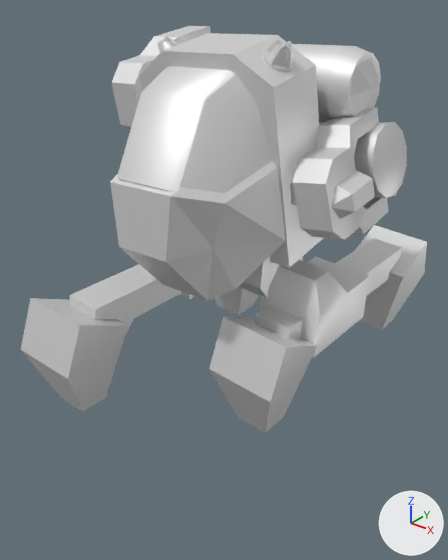
The glTF model glb/corack.glb as it was, and as the next commit left it.
Camera for both pictures: a camera (50 mm lens) standing at (40.0, -50.4, 44.3) and looking at (-2.2, 2.2, 11.7). Arrows for +X, +Y and +Z are at lower right; the lights stay in place. The older version comes first. Where no turn or scale is listed for an object, it has been applied to the vertices.

Objects in the first picture: 'cagelight2', 'lbeamcase', 'lbeamhinge', 'lforeleg', 'lhindleg', 'pelvis', 'rbeamcase', 'rbeamhinge', 'rforeleg', 'rhindleg', 'torso' and 1 more.
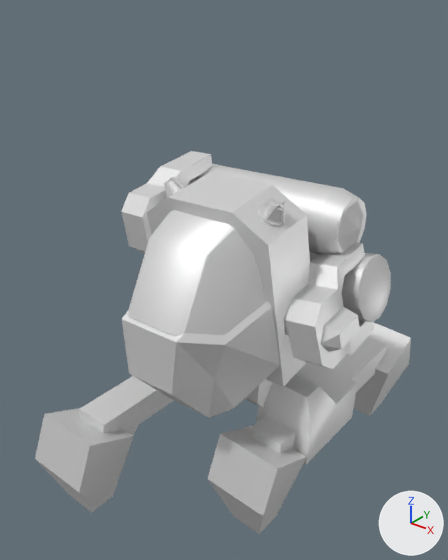
The change, as a list of edits to the scene's bpy script:
```text
Change ob_pelvis:
    ob_pelvis.location: (0.4, 0.0, 15.6) -> (0.4, 0.0, 0.8)
Change ob_rforeleg:
    ob_rforeleg.location: (-8.4, -5.0, 11.7) -> (-8.4, -5.5, -3.1)
Change ob_lforeleg:
    ob_lforeleg.location: (8.8, 6.0, 10.4) -> (8.8, 5.5, -4.4)
Change ob_lhindleg:
    ob_lhindleg.location: (8.8, 13.5, 10.5) -> (8.8, 13.0, -4.3)
```

Changed parts and their boxes (x1, y1, x2, y2) in the pictures (448 x 560 px):
'torso', moved: before (110, 33, 323, 301); after (122, 173, 310, 418)
'rforeleg', moved: before (21, 264, 181, 412); after (35, 376, 174, 513)
'lforeleg', moved: before (209, 305, 318, 433); after (208, 415, 307, 534)
'lbeamhinge', moved: before (292, 107, 389, 240); after (286, 242, 374, 369)
'pelvis', moved: before (179, 256, 369, 358); after (245, 362, 357, 465)
'rbeamcase', moved: before (291, 44, 381, 122); after (188, 164, 367, 255)
'lhindleg', moved: before (335, 225, 427, 329); after (325, 322, 411, 416)
'lbeamcase', moved: before (354, 122, 407, 198); after (309, 252, 391, 323)
'rbeamhinge', moved: before (112, 26, 211, 131); after (121, 151, 213, 253)
'cagelight2', moved: before (263, 39, 294, 72); after (259, 198, 287, 227)
'cagelight', moved: before (157, 36, 179, 53); after (164, 177, 188, 199)
